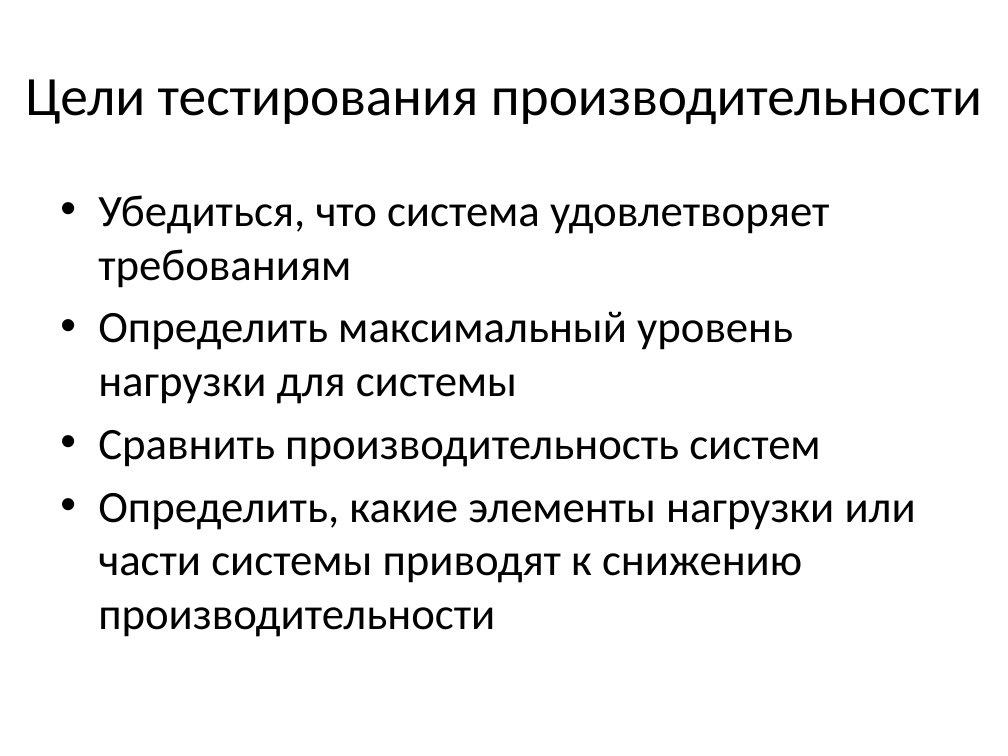
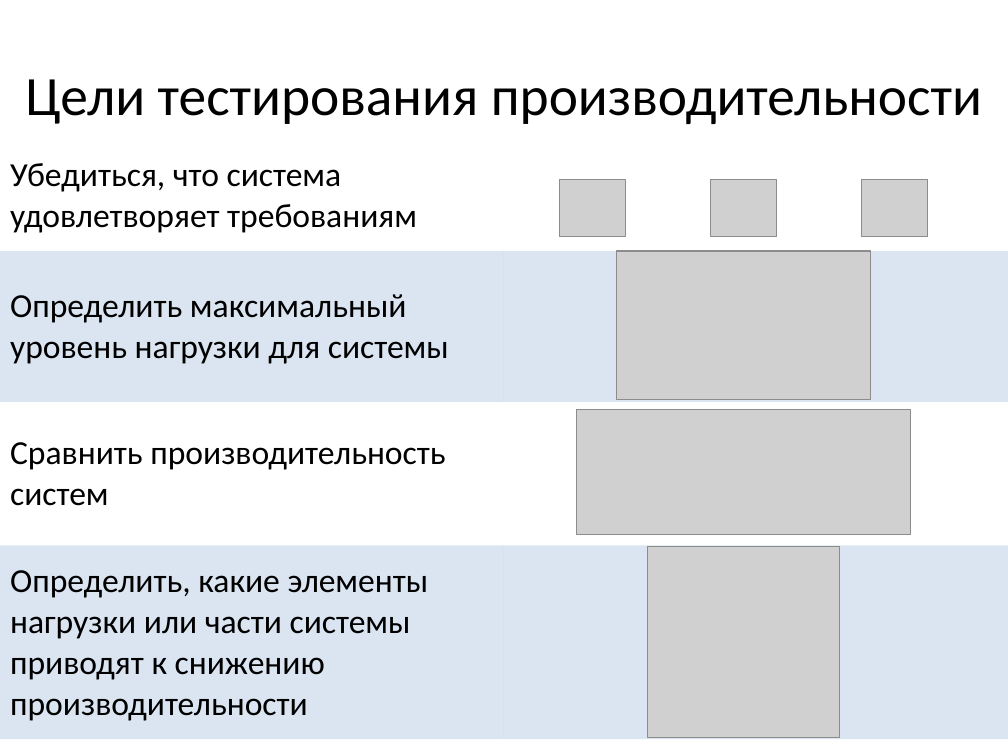
Before and after one commit to hinst/Coursework_2, a slide deck: slide 10 of Documentation/Тестирование_презентация.pptx (slide 7 before the commit). Drawn at 1008x756 pixels with LibreOffice and Linux fonts; fonts in the diff are those of the drawing; grey boxes stand for pictures. Boxes give left, top, right and bottom in pixels: in the first picture for what was removed or moved away, otherwise in the second. Text is boxed around its words. In the diff, an @@ line names an element or a change of style, - is before the commit and + after.

```diff
--- a/Documentation/Тестирование_презентация.pptx
+++ b/Documentation/Тестирование_презентация.pptx
@@ table added at [0, 140, 1008, 740], 4 rows, 2 columns @@
+Убедиться, что система удовлетворяет требованиям | 
+Определить максимальный уровень нагрузки для системы | 
+Сравнить производительность систем | 
+Определить, какие элементы нагрузки или части системы приводят к снижению производительности | 
@@ picture added at [559, 179, 626, 237] @@
@@ picture added at [711, 179, 777, 237] @@
@@ picture added at [861, 179, 927, 237] @@
@@ text removed at [98, 195, 916, 637] @@
-• Убедиться, что система удовлетворяет требованиям
-• Определить максимальный уровень нагрузки для системы
-• Сравнить производительность систем
-• Определить, какие элементы нагрузки или части системы приводят к снижению производительности
@@ picture added at [617, 251, 871, 399] @@
@@ picture added at [577, 409, 910, 534] @@
@@ picture added at [647, 547, 840, 739] @@
```
Also in this commit, not shown: 1 other slide changed, 3 slides added, 1 other file.
